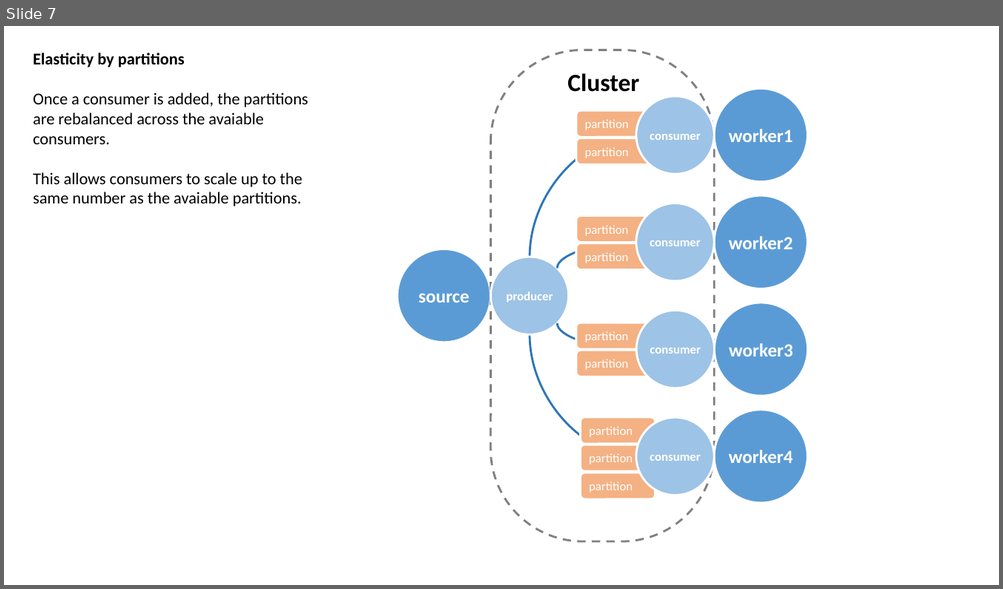
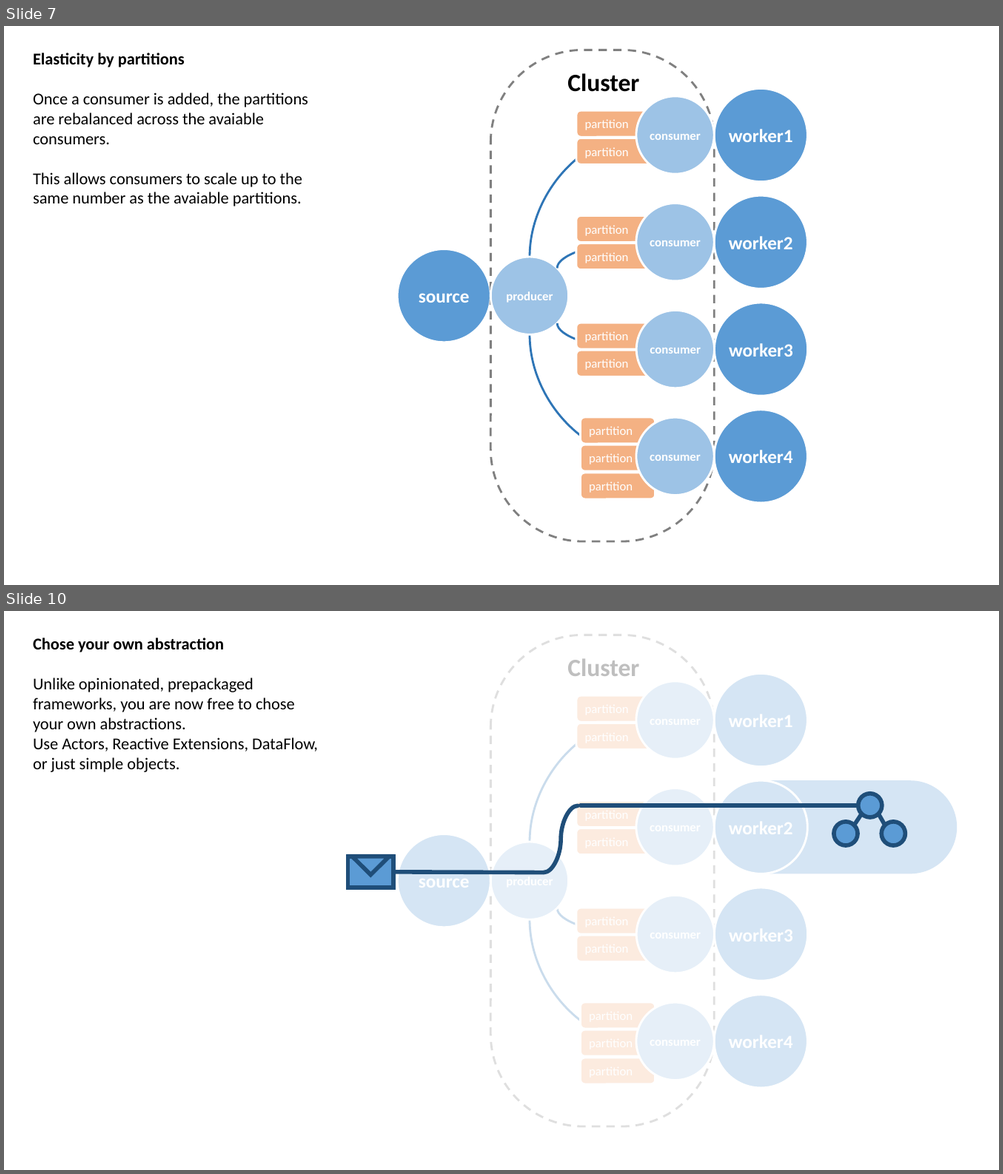
Before and after one commit to rogeralsing/Presentations, a slide deck: ClusterSoftware/cluster.pptx. Shown one above the other, each under a label of ours: slide 7 before the commit, slides 7 and 10 after it; the slides between them are not shown. The pictures are 1003x589 and 1003x1174 pixels, drawn with LibreOffice and Linux fonts; fonts in the diff are those of the drawing. Boxes give left, top, right and bottom in pixels: in the first picture for what was removed or moved away, otherwise in the second. Text is boxed around its words. In the diff, an @@ line names an element or a change of style, - is before the commit and + after.

```diff
--- a/ClusterSoftware/cluster.pptx
+++ b/ClusterSoftware/cluster.pptx
@@ slide 10 added at [4,611,999,1170], background #FFFFFF @@
@@ rectangle added at [348,611,973,1170], fill #FFFFFF at 75% opacity @@
@@ text added at [33,638,318,772], 16 pt, text #000000 @@
+Chose your own abstraction
+Unlike opinionated, prepackaged frameworks, you are now free to chose your own abstractions.
+Use Actors, Reactive Extensions, DataFlow, or just simple objects.
@@ rounded rectangle added at [490,635,714,1127], outline #808080 2 pt dashed @@
@@ text added at [567,659,639,676], 24 pt, text #000000, bold @@
+Cluster
@@ group added at [576,674,808,767]: 2 rounded rectangles, 2 ellipses @@
@@ curved arrow added from (529, 843) to (636, 720), #2E75B6 2 pt @@
@@ ellipse added at [714,780,808,874], fill #5B9BD5, outline #FFFFFF 2 pt @@
@@ rounded rectangle added at [717,780,957,874], fill #5B9BD5 @@
@@ rounded rectangle added at [576,801,651,828], fill #F4B183, outline #FFFFFF 2 pt, 12 pt, text #FFFFFF @@
+partition
@@ ellipse added at [636,789,714,866], fill #9DC3E6, outline #FFFFFF 2 pt @@
@@ rounded rectangle added at [576,828,651,855], fill #F4B183, outline #FFFFFF 2 pt @@
@@ group added at [348,794,905,888]: 4 lines, 3 ellipses, 1 curved line, 1 rectangle, 1 triangle @@
@@ ellipse added at [397,834,490,927], fill #5B9BD5, outline #FFFFFF 2 pt, 18 pt, text #FFFFFF, bold @@
+source
@@ ellipse added at [490,843,568,920], fill #9DC3E6, outline #FFFFFF 2 pt, 12 pt, text #FFFFFF, bold @@
+producer
@@ group added at [576,888,808,981]: 2 rounded rectangles, 2 ellipses @@
@@ curved arrow added from (529, 920) to (636, 1042), #2E75B6 2 pt @@
@@ curved arrow added from (557, 908) to (637, 935), #2E75B6 2 pt @@
@@ group added at [580,995,808,1088]: 3 rounded rectangles, 2 ellipses @@
```
Also in this commit, not shown: 4 slides changed, 1 other slide added.
